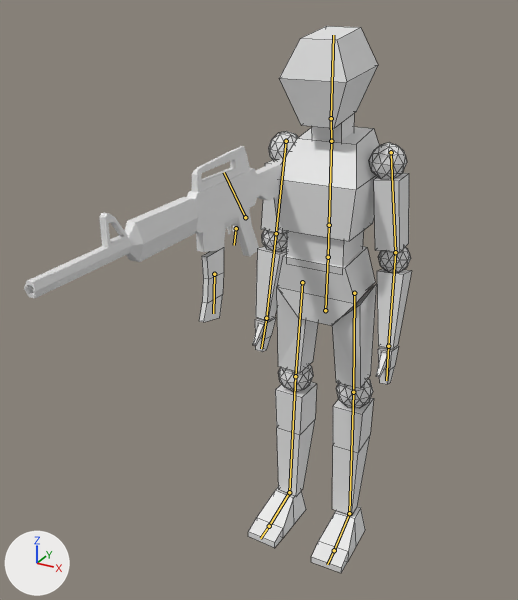
Two versions of the Blender file character_demo/blender/humanoid-rig-with-gun.blend, one commit apart.
Camera for both pictures: a camera (50 mm lens) standing at (2.37, -5.42, 5.1) and looking at (0.02, -1.14, 2.96). Arrows for +X, +Y and +Z are at lower left; the lights stay in place. The bones that bend it are drawn over the model as lines. Mesh edges are drawn as thin lines on the coarser meshes.

Objects in the first picture: 'Body', 'm4', 'mag'.
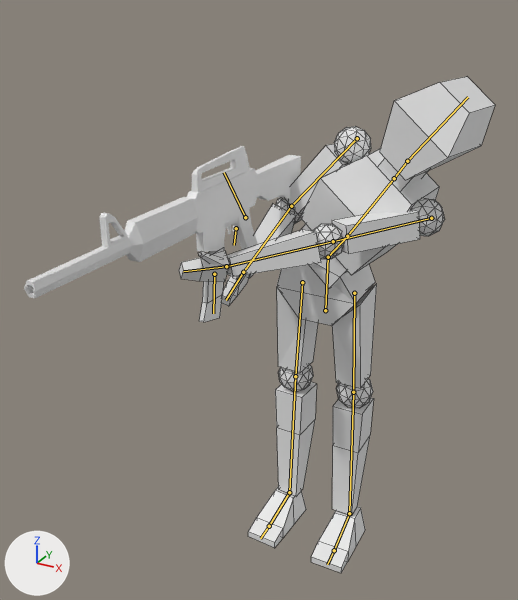
The newer file adds an action. The first version stands in its rest pose; the second is drawn at frame 1 of the action 'LeanLeftGunArmsOnly'.

The edits, one by one:
Bone 'Torso' (bone_torso) moves from (0.0, 0.0, 0.0) to (0.19, 0.35, -0.03).
Bone 'Torso' (bone_torso) turns from (0, 0, 0) to (4, -7, -38) degrees about its own x, y and z.
Bone 'Chest' (bone_chest) turns from (0, 0, 0) to (6, 1, 1) degrees about its own x, y and z.
Bone 'Neck' (bone_neck) turns from (0, 0, 0) to (-4, -1, 0) degrees about its own x, y and z.
Bone 'Head' (bone_head) turns from (0, 0, 0) to (-9, 0, 0) degrees about its own x, y and z.
Bone 'UpperArm.L' (bone_upperarm_l) moves from (0.0, 0.0, 0.0) to (0.13, -0.02, 0.01).
Bone 'LowerArm.L' (bone_lowerarm_l) turns from (0, 0, 0) to (117, -20, 12) degrees about its own x, y and z.
Bone 'Hand.L' (bone_hand_l) turns from (0, 0, 0) to (0, 45, 9) degrees about its own x, y and z.
Bone 'Hand.R.001' (bone_hand_r_001) turns from (0, 0, 0) to (0, 0, -6) degrees about its own x, y and z.
Bone 'Hand.IK.pole.L' (bone_hand_ik_pole_l) moves from (0.0, 0.0, 0.0) to (0.53, 0.01, 0.76).
Bone 'Hand.IK.pole.L' (bone_hand_ik_pole_l) turns from (0, 0, 0) to (0, 39, 0) degrees about its own x, y and z.
Bone 'Hand.IK.target.L' (bone_hand_ik_target_l) moves from (0.0, 0.0, 0.0) to (-2.16, -2.84, 1.83).
Bone 'Hand.IK.target.L' (bone_hand_ik_target_l) turns from (0, 0, 0) to (-4, -39, -1) degrees about its own x, y and z.
Bone 'Hand.IK.pole.R' (bone_hand_ik_pole_r) moves from (0.0, 0.0, 0.0) to (-0.1, 0.02, -0.21).
Bone 'Hand.IK.pole.R' (bone_hand_ik_pole_r) turns from (0, 0, 0) to (3, 39, 4) degrees about its own x, y and z.
Bone 'Hand.IK.target.R' (bone_hand_ik_target_r) moves from (0.0, 0.0, 0.0) to (0.39, -1.5, 1.51).
Bone 'Hand.IK.target.R' (bone_hand_ik_target_r) turns from (0, 0, 0) to (0, -39, 0) degrees about its own x, y and z.

Boxes [x1, y1, x2, y2] around the edits, measured in the pictures (518 x 600 px):
'Body', posed (92% wider, 9% shorter): before [248, 26, 412, 573]; after [179, 77, 495, 573]
bone 'Torso', root to tip: before (328, 257) to (329, 225); after (328, 257) to (347, 236)
bone 'Chest', root to tip: before (329, 225) to (331, 141); after (347, 236) to (394, 178)
bone 'Neck', root to tip: before (331, 141) to (331, 118); after (394, 178) to (407, 161)
bone 'Head', root to tip: before (331, 118) to (333, 35); after (407, 161) to (468, 97)
bone 'UpperArm.L', root to tip: before (391, 152) to (395, 252); after (431, 218) to (333, 241)
bone 'LowerArm.L', root to tip: before (395, 252) to (388, 346); after (333, 241) to (226, 266)
bone 'Hand.L', root to tip: before (388, 346) to (386, 380); after (226, 266) to (183, 271)
bone 'Hand.R.001', root to tip: before (266, 318) to (261, 348); after (243, 272) to (226, 300)
